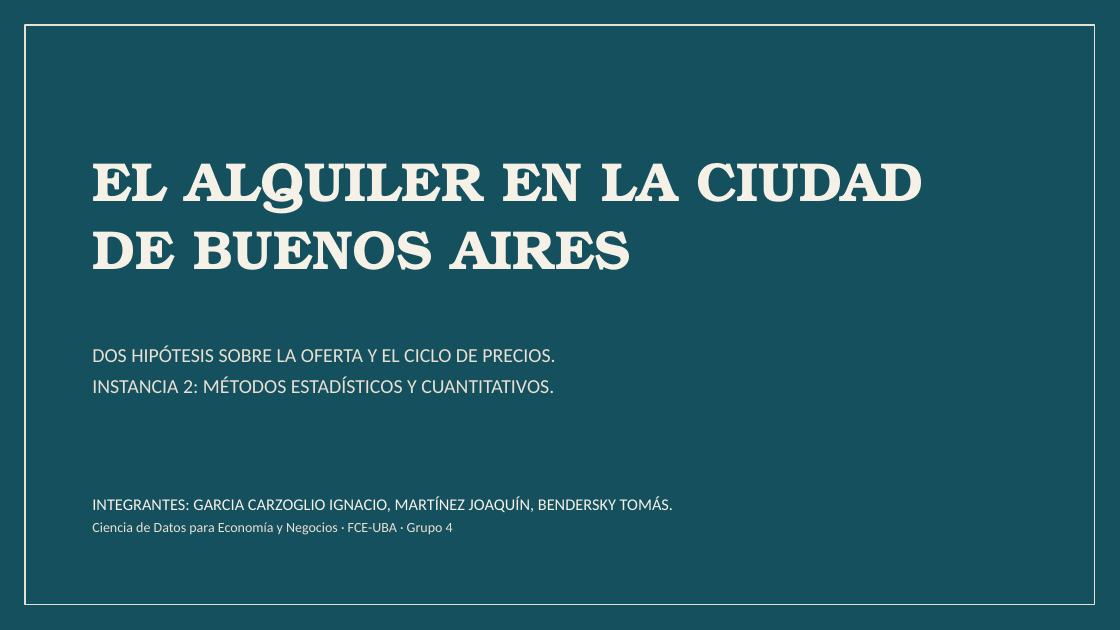
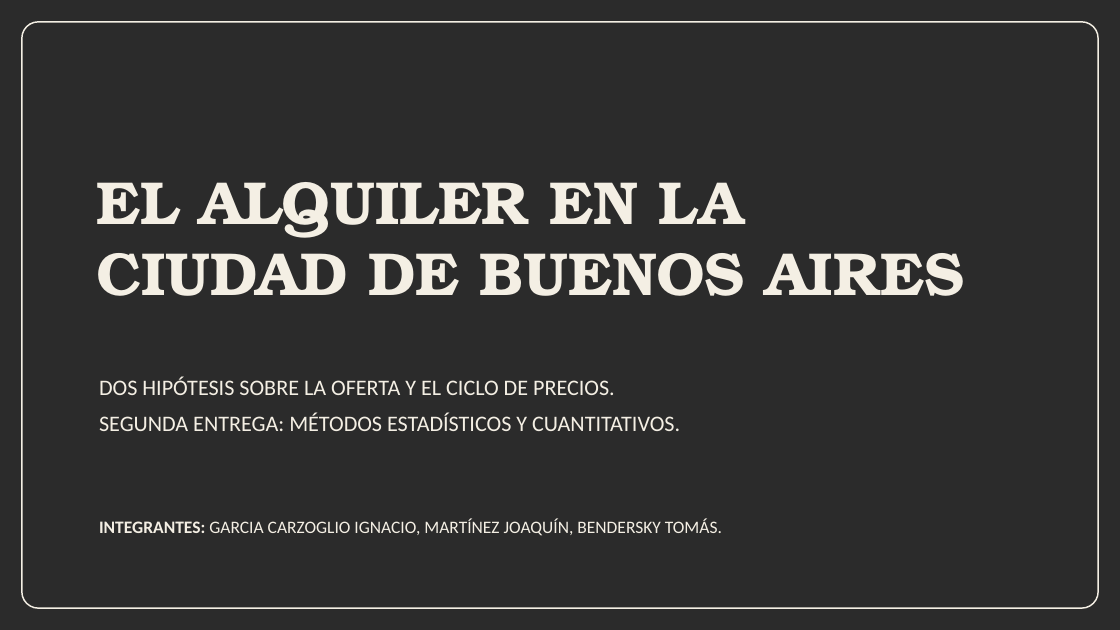
Before and after one commit to n4chogarcia-eng/tp_alquileres_caba, a slide deck: slide 1 of TP_instancia2_alquileres_CABA.pptx. Drawn at 1120x630 pixels with LibreOffice and Linux fonts; fonts in the diff are those of the drawing; background and template pictures are left out; a plain dark background stands for a picture behind light text. Boxes give left, top, right and bottom in pixels: in the first picture for what was removed or moved away, otherwise in the second. Text is boxed around its words. In the diff, an @@ line names an element or a change of style, - is before the commit and + after.

Commit message:
Rehago la presentación de la instancia 2 con el estilo de referencia y agrego los gráficos de las correcciones

```diff
--- a/TP_instancia2_alquileres_CABA.pptx
+++ b/TP_instancia2_alquileres_CABA.pptx
@@ background #FFFFFF to picture (left out) @@
@@ rectangle removed at [0,0,1120,630] @@
@@ rounded rectangle at [22,22,1098,608]: rectangle to rounded rectangle; outline #E8E0D2 1.2 pt to #F4EFE4 1.25 pt @@
@@ text at [97,182,964,296]: text changed; size 47 to 52 pt; text colour #F6F1E7 to #F4EFE4 @@
-EL ALQUILER EN LA CIUDAD
-DE BUENOS AIRES
+EL ALQUILER EN LA
+CIUDAD DE BUENOS AIRES
@@ text at [99,377,615,395]: size 17 to 19 pt, text colour #E8E0D2 to #F4EFE4 in "DOS HIPÓTESIS SOBRE LA OFERTA Y EL ..."; line spacing 1.12 to 1.16; more space between paragraphs @@
@@ text "DOS HIPÓTESIS SOBRE LA OFERTA ...": place and size @@
-text "DOS HIPÓTESIS SOBRE LA OFERTA ..." at [92,346,555,393]
+text "DOS HIPÓTESIS SOBRE LA OFERTA ..." at [99,377,680,431]
@@ text at [99,412,680,431]: text changed; size 17 to 19 pt; text colour #E8E0D2 to #F4EFE4 @@
-INSTANCIA 2: MÉTODOS ESTADÍSTICOS Y CUANTITATIVOS.
+SEGUNDA ENTREGA: MÉTODOS ESTADÍSTICOS Y CUANTITATIVOS.
@@ text at [92,522,453,535]: paragraph removed @@
-Ciencia de Datos para Economía y Negocios · FCE-UBA · Grupo 4
@@ text "INTEGRANTES: GARCIA CARZOGLIO IGNACIO, MARTÍNEZ ...": place and size @@
-text "INTEGRANTES: GARCIA CARZOGLIO IGNACIO, MARTÍNEZ ..." at [92,496,673,535]
+text "INTEGRANTES: GARCIA CARZOGLIO IGNACIO, MARTÍNEZ ..." at [99,519,722,536]
@@ text "INTEGRANTES: GARCIA CARZOGLIO IGNACIO, MARTÍNEZ ..." at [99,519,722,536]: size 14 to 15 pt, text colour #F6F1E7 to #F4EFE4; bold on in "INTEGRANTES:"; line spacing 1.12 to 1.16; more space between paragraphs @@
```
Also in this commit, not shown: 13 other slides changed, 2 slides added, 2 slides removed, 5 other files.
